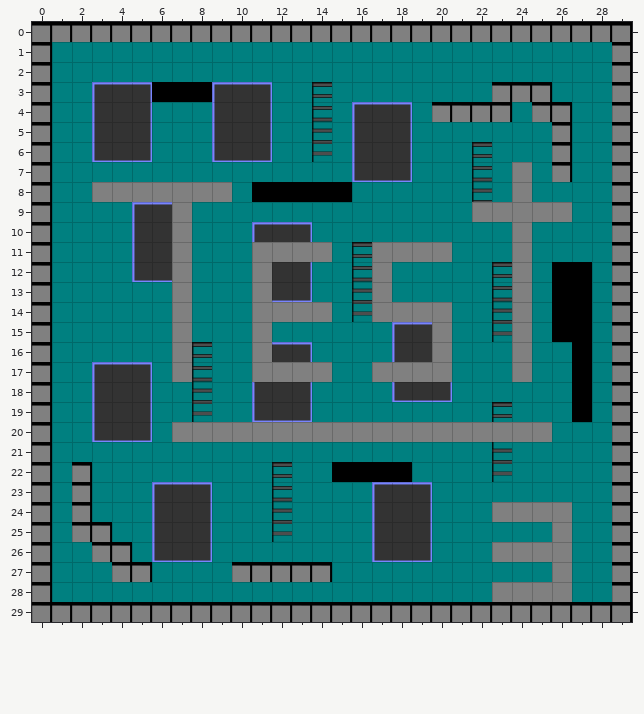
Two versions of a level (Tiled map, android/assets/map3.tmx). The picture above is the old version.
Cells are 25x25 px. Shown: x 0..29, y 0..29.
New version:
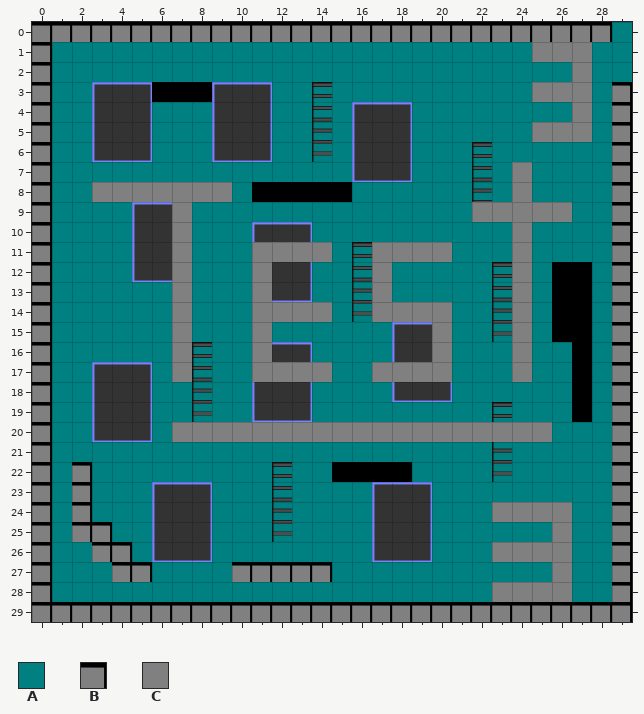
Key: from "map": A 9, B 41, C 42.
_ is an empty cell.
What changed:
Layer "Ground":
The author changed tile B to tile A in rows 0 to 2 at x 29; in row 3 at x 23 to 24; in row 4 at x 20 to 23 and 25 to 26; in rows 6 to 7 at x 26.
The author changed tile A to tile C in row 1 at x 25 to 27; in row 2 at x 27; in row 3 at x 26 to 27; in row 4 at x 27; in row 5 at x 25 and 27.
The author changed tile B to tile C in row 3 at x 25; in row 5 at x 26.
Pixel boxes of the changes (left, top, right, bottom) in both pictures:
changed: (612, 22, 632, 82)
changed: (432, 42, 592, 182)
